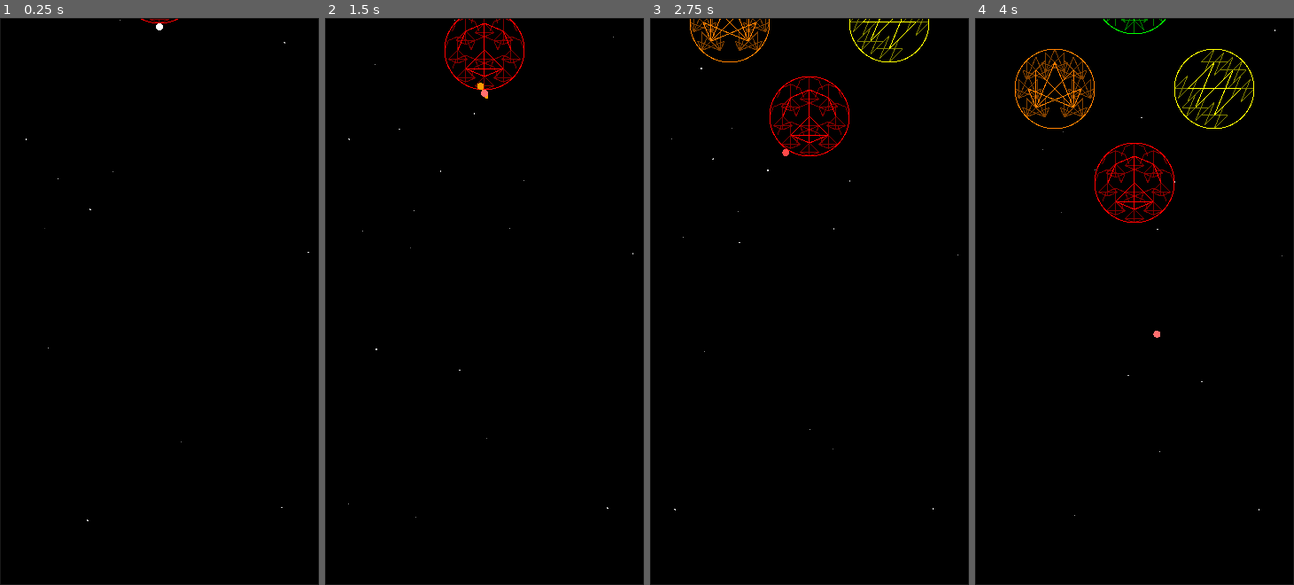
Above: before the commit, frames 1-4 (left to right).
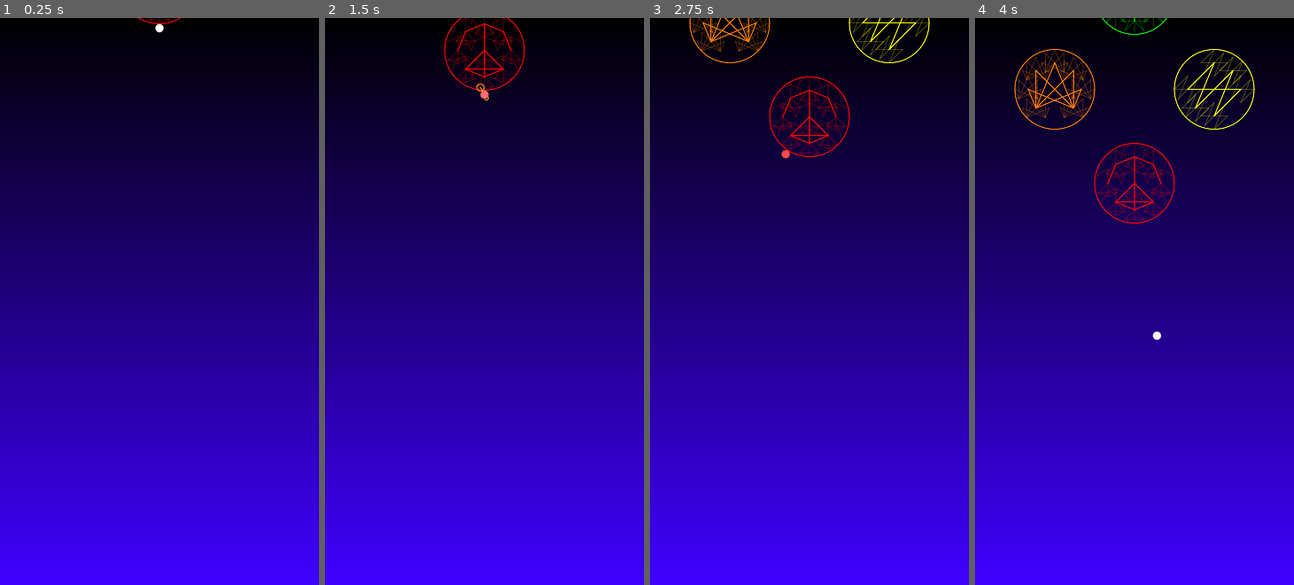
Above: after the commit, the same moments.

Repository: cursebinder22/space-golf-2d
Game: Godot game, scene res://main.tscn
Two runs of this game, one before a commit and one after it. Both use one fixed random seed, a clock stepped at 60 frames per second and the inputs below.
Inputs (mouse positions are in pixels of both pictures, inside the frame that each line leads up to):
- Up to frame 1 (0.25 s): no input
- Up to frame 2 (1.5 s): tap Enter at 0.5 s; move the mouse to (554, 273) at 0.52 s; click (554, 273) at 0.67 s; drag from (420, 329) to (468, 414) at 1.27 s
- Up to frame 3 (2.75 s): move the mouse to (841, 176) at 2.02 s; click (841, 176) at 2.17 s
- Up to frame 4 (4 s): drag from (1118, 414) to (1038, 216) at 2.77 s; move the mouse to (1230, 386) at 3.52 s; click (1230, 386) at 3.67 s

The runs differ from the first frame. In frame 1, 91% of the frame differs, in the area x 0-100%, y 0-100%; in frame 2, 91%; in frame 3, 91%; in frame 4, 91%.

Commit message:
Add gradient to background and remove wandering stars

Diff:
--- a/main.gd
+++ b/main.gd
@@ -1,32 +1,38 @@
 extends Node2D
 
+# window info
 @onready var game_width = ProjectSettings.get_setting("display/window/size/viewport_width")
 @onready var game_height = ProjectSettings.get_setting("display/window/size/viewport_height")
 @onready var min_game_size = min(game_width, game_height)
+
+# background info
+@onready var background_points = PackedVector2Array([
+	Vector2(0,0),
+	Vector2(game_width,0),
+	Vector2(game_width,game_height),
+	Vector2(0,game_height)
+])
+@onready var background_colors = PackedColorArray([
+	Color(0,0,0),
+	Color(0,0,0),
+	Color(.25,0,1),
+	Color(.25,0,1)
+])
 
 # friction info
 const high_friction = .2
 const normal_friction = .1
 const low_friction = .01
-const aa = false # anti-alias
+const anti_alias = true
 
 # planet info
 const drift_speed = 1
 var planets = []
-@onready var line_width = 1 # min_game_size / 2**8
+@onready var line_width = .5
 @onready var total_planets = Element.size()
 
-# star info
-const star_density = 1 / 10000.
-const max_star_flux = 1
-const max_star_speed = 10
-var stars = []
-@onready var total_stars = game_width * game_height * star_density
-@onready var min_star_radius = line_width / 2**2
-@onready var max_star_radius = line_width
-
 # ball info
-@onready var normal_ball_radius = line_width * 2**2
+@onready var normal_ball_radius = 4
 @onready var ball = {
 	'position': Vector2(game_width / 2, -2 * normal_ball_radius),
 	'speed': 0,
@@ -269,7 +275,7 @@
 		'row': -7,
 		'column': 1,
 		'order': 12,
-		'color': Color(.1,.1,.1),
+		'color': Color(0,0,0),
 		'color_name': 'black',
 		'symbol': 'eye',
 		'aspect': 'desire',
@@ -296,16 +302,6 @@
 func _ready() -> void:
 	# nearest neighbor texture scaling
 	texture_filter = CanvasItem.TEXTURE_FILTER_NEAREST
-
-	# generate stars
-	for i in range(total_stars):
-		stars.append({
-			'position': Vector2(randi_range(0, game_width - 1), randi_range(0, game_height - 1)),
-			'speed': randf_range(0, max_star_speed),
-			'direction': randf_range(0,TAU),
-			'radius': randf_range(min_star_radius, max_star_radius),
-			'flux_dir': [-1,1].pick_random()
-		})
 
 	# generate planets
 	for i in range(total_planets):
@@ -335,7 +331,7 @@
 					ball.color = elements[ball.planet.element].color
 				ball.planet = null
 
-func _process(delta: float) -> void:
+func _process(_delta: float) -> void:
 	# for draw function's drag line
 	if Input.is_mouse_button_pressed(MOUSE_BUTTON_LEFT):
 		click_drag_pos = get_global_mouse_position()
@@ -377,90 +373,57 @@
 	# planet-magnetized ball rolling behavior
 	if ball.planet != null:
 		var planet_to_ball_dir = (ball.position - ball.planet.position).normalized()
-		var min_dist = ball.radius + ball.planet.radius + line_width/2
+		var min_dist = ball.radius + ball.planet.radius + line_width*2
 		var tangent = Vector2.from_angle(planet_to_ball_dir.angle() + TAU/4)
 		ball.position = ball.planet.position + min_dist * planet_to_ball_dir
 		ball.speed *= (1 - elements[ball.planet.element].friction) * ball.direction.dot(tangent)
 		ball.direction = tangent
 
-	# stars randomly wander
-	for star in stars:
-		var velocity = Vector2(
-			star.speed * cos(star.direction),
-			star.speed * -sin(star.direction))
-		star.position += velocity * delta
-
-		# fluxuate radius and direction
-		var nudge = star.flux_dir * max_star_flux * (star.speed / max_star_speed) * delta
-		star.radius += nudge
-		star.direction += nudge
-		if star.radius < min_star_radius:
-			star.radius = min_star_radius
-			star.flux_dir *= -1
-		elif star.radius > max_star_radius:
-			star.radius = max_star_radius
-			star.flux_dir *= -1
-
-		# wrap x
-		if star.position.x < 0 - star.radius:
-			star.position.x += game_width + star.radius * 2
-		elif star.position.x >= game_width + star.radius:
-			star.position.x -= game_width + star.radius * 2
-
-		# wrap y
-		if star.position.y < 0 - star.radius:
-			star.position.y += game_height + star.radius * 2
-		elif star.position.y >= game_height + star.radius:
-			star.position.y -= game_height + star.radius * 2
-
 	# call draw function
 	queue_redraw()
 
-func draw_pattern(position: Vector2, element: Element, radius: float, color: Color, line_width: float = line_width):
+func draw_pattern(pattern_position: Vector2, element: Element, radius: float, color: Color, pattern_line_width: float = line_width):
 	for from_point in elements[element].pattern:
 		for to_point in elements[element].pattern[from_point]:
-			var from_point_pos = position + Vector2(
+			var from_point_pos = pattern_position + Vector2(
 				radius * cos(from_point * TAU/8),
 				radius * -sin(from_point * TAU/8)
 			)
 			if str(to_point) == 'C':
-				draw_line(from_point_pos, position, color, line_width, aa)
+				draw_line(from_point_pos, pattern_position, color, pattern_line_width, anti_alias)
 			else:
-				var to_point_pos = position + Vector2(
+				var to_point_pos = pattern_position + Vector2(
 					radius * cos(to_point * TAU/8),
 					radius * -sin(to_point * TAU/8)
 				)
-				draw_line(from_point_pos, to_point_pos, color, line_width, aa)
+				draw_line(from_point_pos, to_point_pos, color, pattern_line_width, anti_alias)
 
 func _draw() -> void:
-	for star in stars:
-		# lux contingent on radius, affects color
-		var lux = (star.radius - min_star_radius) / (max_star_radius - min_star_radius)
-		var color = Color(lux, lux, lux)
-		draw_circle(star.position, star.radius, color, true, -1.0, aa)
+	#draw_texture_rect(background, Rect2(0,0,game_width,game_height), false)
+	draw_polygon(background_points, background_colors)
 
 	for planet in planets:
 		var planet_color = elements[planet.element].color
 
-		# hide stars behind planet
-		draw_circle(planet.position, planet.radius, Color(0,0,0), true, -1.0, aa)
-
 		# smaller corner patterns
 		for from_point in elements[planet.element].pattern:
+			var pattern_color = planet_color
+			pattern_color.a = .25
+
 			if str(from_point) == 'C':
-				draw_pattern(planet.position, planet.element, planet.radius * 1/3, planet_color.darkened(.5))
+				draw_pattern(planet.position, planet.element, planet.radius * 1/3, pattern_color)
 			else:
 				var from_point_pos = planet.position + Vector2(
 					planet.radius * 2/3 * cos(from_point * TAU/8),
 					planet.radius * 2/3 * -sin(from_point * TAU/8)
 				)
-				draw_pattern(from_point_pos, planet.element, planet.radius * 1/3, planet_color.darkened(.5))
+				draw_pattern(from_point_pos, planet.element, planet.radius * 1/3, pattern_color)
 
 		# largest central pattern
 		draw_pattern(planet.position, planet.element, planet.radius * 2/3, planet_color)
 
 		# planet surface rim
-		draw_circle(planet.position, planet.radius, planet_color, false, line_width, aa)
+		draw_circle(planet.position, planet.radius, planet_color, false, line_width, anti_alias)
 
 	# drag line and dots
 	if draw_drag_line:
@@ -473,18 +436,12 @@
 			drag_color.a -= .1
 			if drag_color.a <= 0:
 				draw_drag_line = false
-		draw_line(ball.position, line_end_pos, drag_color, line_width * 1.5, aa)
-		# big circle
-		draw_circle(line_end_pos, ball.radius, drag_color, true, -1.0, aa)
-		draw_circle(line_end_pos, ball.radius/2, drag_color, true, -1.0, aa)
-		# small circle
-		draw_circle(ball.position + (ball.position - line_end_pos) / 2, ball.radius / 2, drag_color, true, -1.0, aa)
+		draw_line(ball.position, line_end_pos, drag_color, line_width, anti_alias)
+		draw_circle(line_end_pos, ball.radius, drag_color, false, line_width, anti_alias)
+		draw_circle(ball.position + (ball.position - line_end_pos) / 2, ball.radius / 2, drag_color, false, line_width, anti_alias)
 
 	# ball
-	draw_circle(ball.position, ball.radius, ball.color, true, -1.0, aa)
+	draw_circle(ball.position, ball.radius, ball.color, true, -1.0, anti_alias)
 	ball.color.v = clamp(ball.color.v + .01, 0, 1)
 	ball.color.s = clamp(ball.color.s - .01, 0, 1)
 	ball.color.a = clamp(ball.color.a + .1, 0, 1)
-
-	# game border
-	draw_rect(Rect2(1, 1, game_width - 1, game_height - 1), Color(.1,.1,.1), false, 1, false)
Binary file removed: font.png
Not shown, removed: font.png.import
